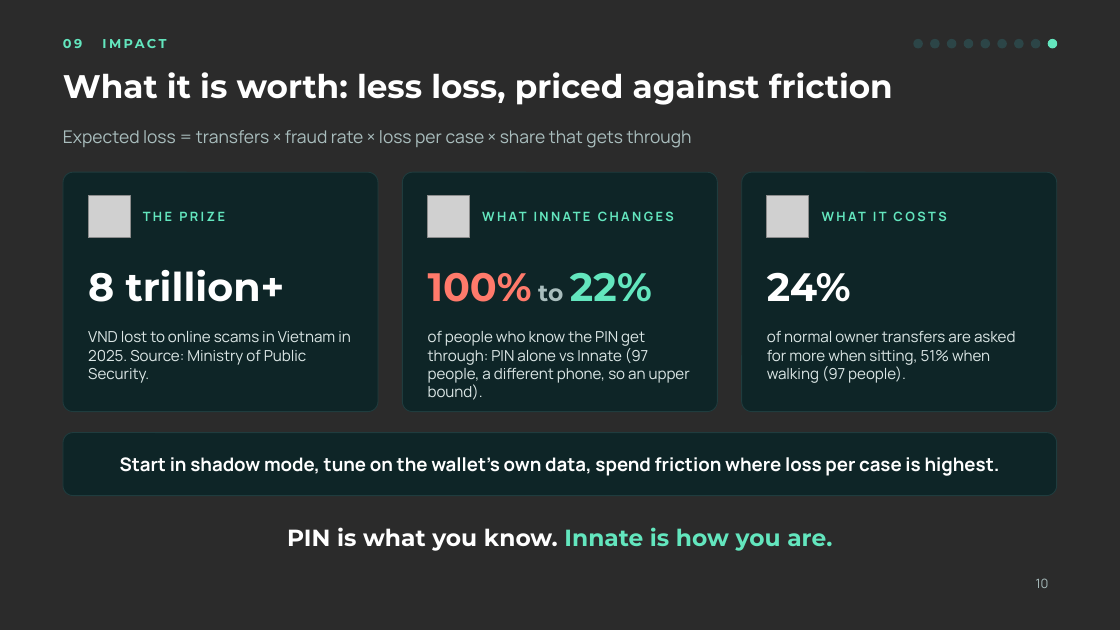
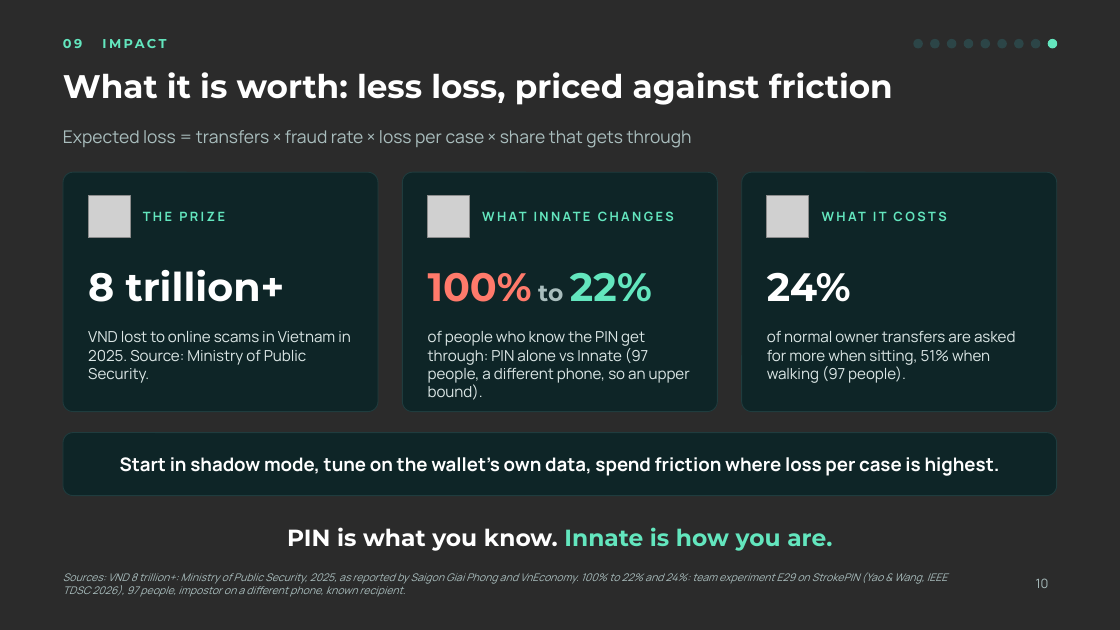
Before and after one commit to Odylytics/Innate_Odylytics, a slide deck: slide 10 of submission/Slide/Innate-slides.pptx. Drawn at 1120x630 pixels with LibreOffice and Linux fonts; fonts in the diff are those of the drawing; grey boxes stand for pictures; background and template pictures are left out; a plain dark background stands for a picture behind light text. Boxes give left, top, right and bottom in pixels: in the first picture for what was removed or moved away, otherwise in the second. Text is boxed around its words. In the diff, an @@ line names an element or a change of style, - is before the commit and + after.

```diff
--- a/submission/Slide/Innate-slides.pptx
+++ b/submission/Slide/Innate-slides.pptx
@@ text added at [63, 572, 947, 597], 9 pt, text #A9BDBD, italic @@
+Sources: VND 8 trillion+: Ministry of Public Security, 2025, as reported by Saigon Giai Phong and VnEconomy. 100% to 22% and 24%: team experiment E29 on StrokePIN (Yao & Wang, IEEE TDSC 2026), 97 people, impostor on a different phone, known recipient.
```
Also in this commit, not shown: 3 other files.
